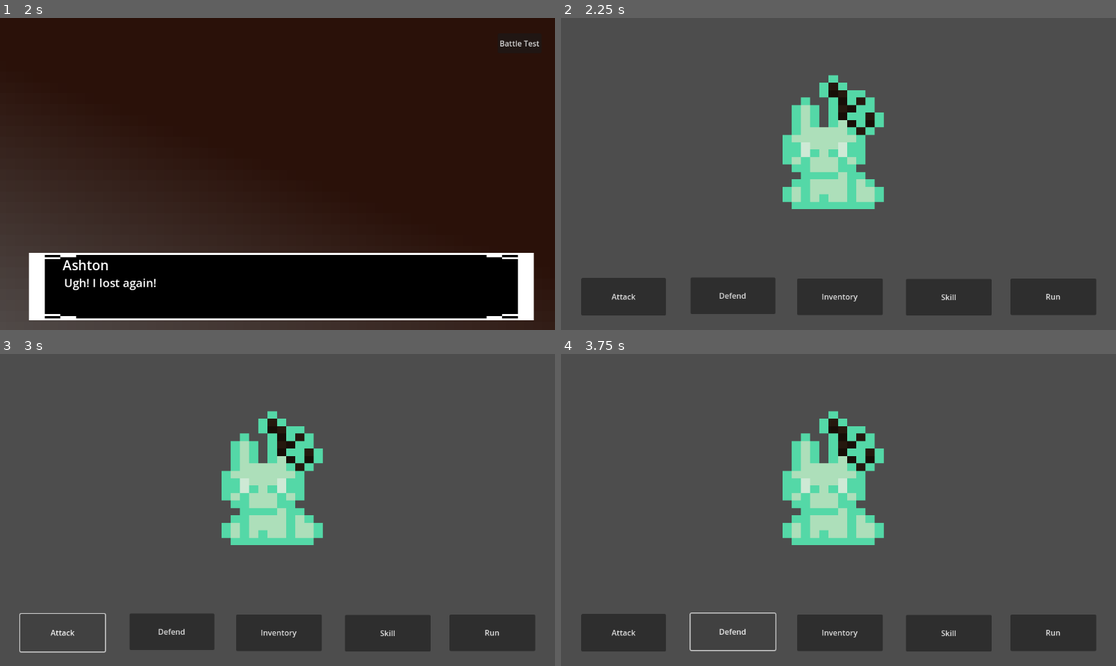
Above: before the commit, frames 1-4 (two rows, left to right).
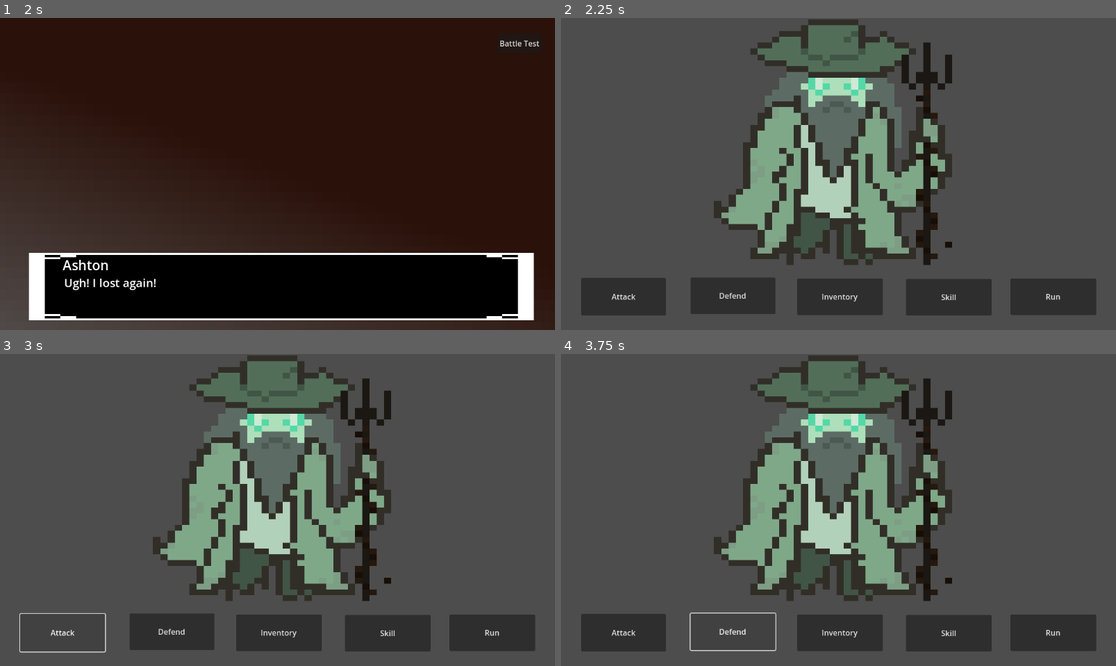
Above: after the commit, the same moments.

Repository: eRues/The-Great-Disappearance-of-Jamie-Finch
Game: Godot game, scene res://main_menu.tscn
Same seed, same stepped clock (60 frames per second), same inputs: the game is played once before the commit and once after it.
Inputs:
- Up to frame 1 (2 s): click "New Game" at 0.5 s; click "Ashton" at 1.25 s
- Up to frame 2 (2.25 s): click "Battle Test" at 2 s
- Up to frame 3 (3 s): click "Attack" at 2.75 s
- Up to frame 4 (3.75 s): click "Defend" at 3.5 s

Frame 1 is identical in both runs. In frame 2, 21% of the frame differs, in the area x 27-71%, y 0-80%; in frame 3, 21%; in frame 4, 21%.

Commit message:
stat implementation

Diff:
--- a/battle_boss.gd
+++ b/battle_boss.gd
@@ -1,11 +1,41 @@
 class_name Battle_Boss extends Battle_Enemy
+
+func _init(new_name : String) -> void:
+	Global.enemy_name = new_name
+	if(Global.enemy_name == "phleg_intro"):
+		agitation = Global.base_agitation
+		health = (int)(100 * Global.base_agitation)
+		base_health = health
+		strength = (int)(10 * Global.base_agitation)
+		speed = (int)(10 * Global.base_agitation)
+		smarts = (int)(10 * Global.base_agitation)
+		spirit = (int)(10 * Global.base_agitation)
+		experience = (int)(10 * Global.base_agitation)
+		enemy_sprite = load("res://Assets/Enemy Characters/Phlegathon/phleg_sprite_one.png")
+	elif(Global.enemy_name == "keeper"):
+		agitation = Global.base_agitation
+		health = (int)(40 * Global.base_agitation)
+		base_health = health
+		strength = (int)(9 * Global.base_agitation)
+		speed = (int)(7 * Global.base_agitation)
+		smarts = (int)(7 * Global.base_agitation)
+		spirit = (int)(4 * Global.base_agitation)
+		experience = (int)(10 * Global.base_agitation)
+		enemy_sprite = load("res://Assets/Enemy Characters/Groundskeeper/keeper_battle.png")
 
 func attack(enemy_dodge : int) -> int:
 	var dmg = 0
 	@warning_ignore("integer_division")
-	if(health <= (health/2)):
+	if(health <= (base_health/2)):
 		if(enemy_dodge <= ((randi() + 1)*100)):
 			dmg = get_damage()
+
+		if(((randi() + 1)*100) <= get_crit()):
+			dmg *= 2
+		@warning_ignore("integer_division")
+	elif(health <= (base_health*(2/3))):
+		if(enemy_dodge <= ((randi() + 1)*100)):
+			dmg = (int)(get_damage()*1.25)
 
 		if(((randi() + 1)*100) <= get_crit()):
 			dmg *= 2
--- a/battle_enemy.gd
+++ b/battle_enemy.gd
@@ -1,19 +1,20 @@
 class_name Battle_Enemy extends Battle_Character
-var enemy_name = "rabbit_dee"
+var enemy_sprite: Texture
 var confused = false
-var is_boss = false
+var base_health = 0
 
 func _init(new_name : String) -> void:
-	enemy_name = new_name
-	if(enemy_name == "rabbit_dee"):
-		is_boss = false
+	Global.enemy_name = new_name
+	if(Global.enemy_name == "rabbit_dee"):
 		agitation = Global.base_agitation
 		health = (int)(10 * Global.base_agitation)
+		base_health = health
 		strength = (int)(2 * Global.base_agitation)
 		speed = (int)(9 * Global.base_agitation)
 		smarts = (int)(5 * Global.base_agitation)
 		spirit = (int)(7 * Global.base_agitation)
 		experience = (int)(10 * Global.base_agitation)
+		enemy_sprite = load("res://Assets/battle_placeholder.png")
 
 func _ready() -> void:
 	pass
@@ -21,7 +22,7 @@
 func attack(enemy_dodge : int) -> int:
 	var dmg = 0
 	@warning_ignore("integer_division")
-	if(health <= (health/2)):
+	if(health <= (base_health/2)):
 		if(enemy_dodge <= ((randi() + 1)*100)):
 			dmg = get_damage()
 
--- a/battle_player.gd
+++ b/battle_player.gd
@@ -41,6 +41,7 @@
 	level += 1
 	experience = experience % exp_to_next_level
 	exp_to_next_level += 10
+	Global.battle_type.health = Global.battle_type.base_health
 	leveled_up = false
 
 func add_exp(enemy_exp : int) -> void:
--- a/battle_scene.gd
+++ b/battle_scene.gd
@@ -7,16 +7,24 @@
 var defeated = false
 var exp_added = false
 var damage_done = 0
-@onready var sprite = get_node("placeholder_sprite")
+@onready var sprite = $placeholder_sprite
 @onready var text = get_node("end_battle")
 @onready var inventory_ui = $CanvasLayer
 
 func _ready() -> void:
-	enemy = Battle_Enemy.new("rabbit_dee")
+	if(Global.is_boss):
+		enemy = Battle_Boss.new(Global.enemy_name)
+	else:
+		enemy = Battle_Enemy.new(Global.enemy_name)
 	exp_added = false
 	damage_done = 0
 
 func _process(_delta) -> void:
+	sprite.texture = (enemy.enemy_sprite)
+
+	if(Global.battle_type.health <= 0):
+		print("Game Over!")
+		get_tree().change_scene_to_file("res://main_menu.tscn")
 	if(defeated):
 		pass
 	else:
@@ -48,7 +56,7 @@
 				Global.battle_type.add_level()
 			sprite.visible = false
 			text.visible = true
-			if(enemy.is_boss == false):
+			if(Global.is_boss == false):
 				Global.base_agitation += 0.5
 			else:
 				Global.base_agitation = 1
--- a/battle_scene.tscn
+++ b/battle_scene.tscn
@@ -1,7 +1,6 @@
-[gd_scene load_steps=5 format=3 uid="uid://sjdwk2o044hb"]
+[gd_scene load_steps=4 format=3 uid="uid://sjdwk2o044hb"]
 
 [ext_resource type="Script" uid="uid://dwcg1y17glmcm" path="res://battle_scene.gd" id="1_fw8re"]
-[ext_resource type="Texture2D" uid="uid://kb16rvp23l3y" path="res://Assets/battle_placeholder.png" id="2_r5l0u"]
 [ext_resource type="PackedScene" uid="uid://b74x4qvml78om" path="res://end_of_battle.tscn" id="3_5g7vw"]
 [ext_resource type="PackedScene" uid="uid://b3drsh4yrp34h" path="res://inventory_ui.tscn" id="4_5joda"]
 
@@ -45,11 +44,10 @@
 
 [node name="placeholder_sprite" type="Sprite2D" parent="."]
 position = Vector2(565, 258)
-scale = Vector2(19.045456, 15.444445)
-texture = ExtResource("2_r5l0u")
+scale = Vector2(15, 12.164)
 
 [node name="end_battle" parent="." instance=ExtResource("3_5g7vw")]
-position = Vector2(-21, -44)
+position = Vector2(-6, -99)
 
 [node name="CanvasLayer" type="CanvasLayer" parent="."]
 visible = false
--- a/global.gd
+++ b/global.gd
@@ -5,6 +5,10 @@
 var tia_chosen = false
 var eve_chosen = false
 var nate_chosen = false
+
+#enemy variables
+var enemy_name = "keeper"
+var is_boss = true
 
 #which character is used in battle, changed in character select
 var battle_type = Battle_Ash.new()
Binary file added: Assets/Enemy Characters/Groundskeeper/Groundskeeper.png
Not shown, added: Assets/Enemy Characters/Groundskeeper/Groundskeeper.png.import
Binary file added: Assets/Enemy Characters/Groundskeeper/keeper_battle.png
Not shown, added: Assets/Enemy Characters/Groundskeeper/keeper_battle.png.import
Binary file added: Assets/Enemy Characters/Phlegathon/Phlegethon.png
Not shown, added: Assets/Enemy Characters/Phlegathon/Phlegethon.png.import
Binary file added: Assets/Enemy Characters/Phlegathon/phleg_sprite_one.png
Not shown, changed: Assets/Enemy Characters/Phlegathon/phleg_sprite_one.png.import
Renamed: Assets/Dee_the_Rabbit.png -> Assets/Enemy Characters/Rabbits/Dee_the_Rabbit.png
Not shown, added: Assets/Enemy Characters/Rabbits/Dee_the_Rabbit.png.import
